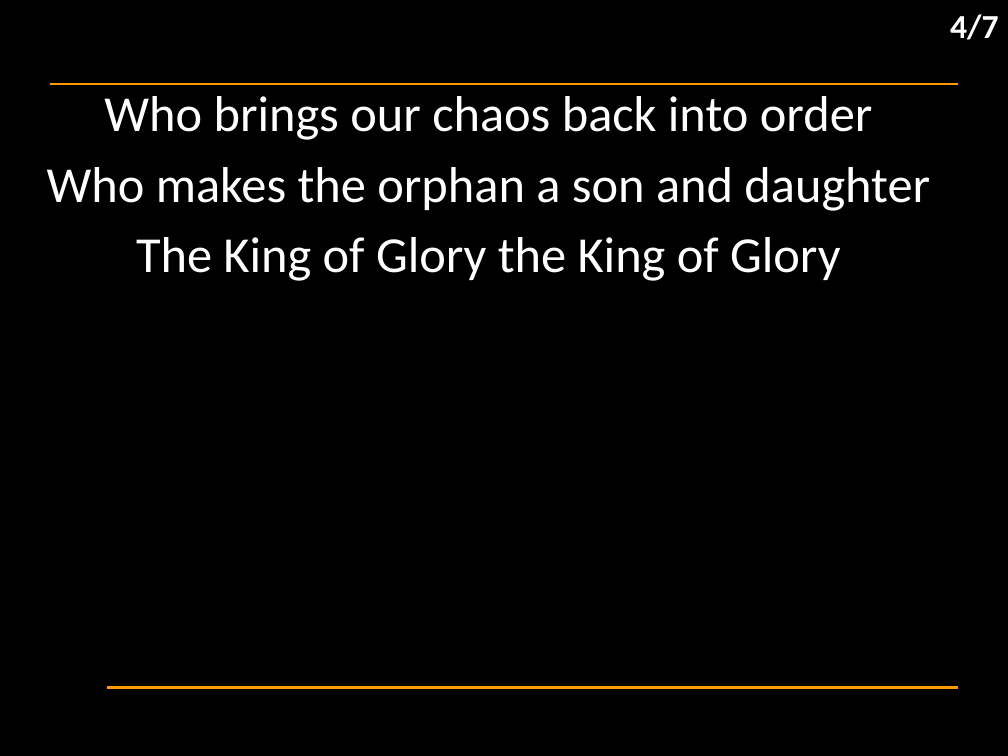
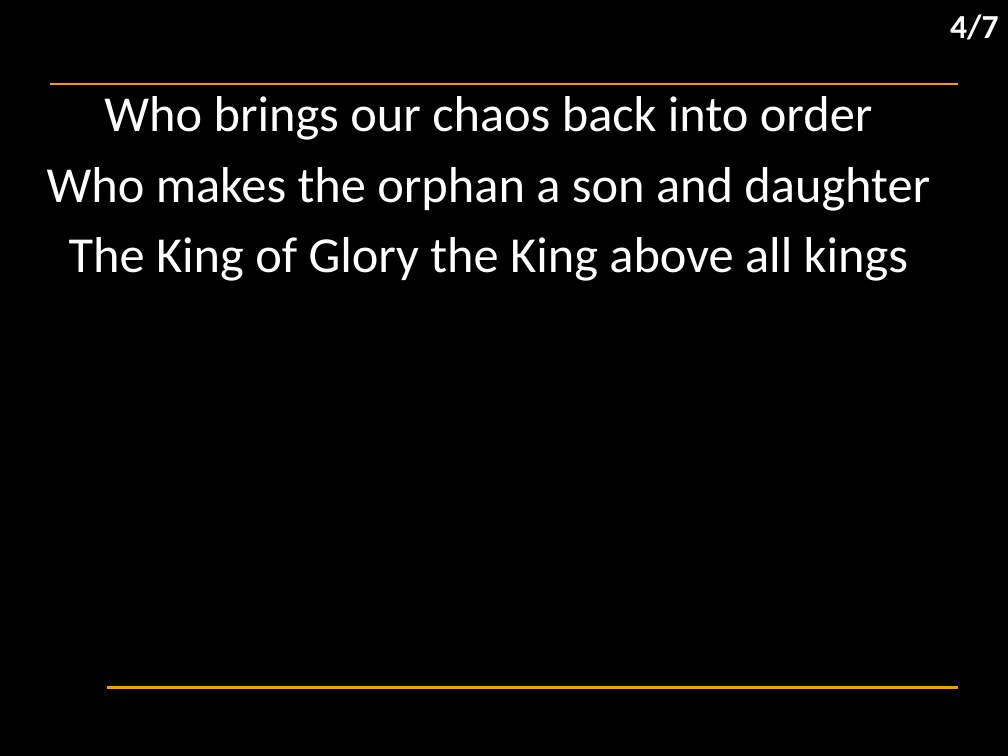
Before and after one commit to hoo-are-ya/worship, a slide deck: slide 10 of docs/songs_2024-12-31-02.pptx. Drawn at 1008x756 pixels with LibreOffice and Linux fonts; fonts in the diff are those of the drawing; background and template pictures are left out. Boxes give left, top, right and bottom in pixels: in the first picture for what was removed or moved away, otherwise in the second. Text is boxed around its words. In the diff, an @@ line names an element or a change of style, - is before the commit and + after.

```diff
--- a/docs/songs_2024-12-31-02.pptx
+++ b/docs/songs_2024-12-31-02.pptx
@@ subtitle at box(69, 237, 908, 281): text changed @@
-The King of Glory the King of Glory
+The King of Glory the King above all kings
```
Also in this commit, not shown: 2 other files.
